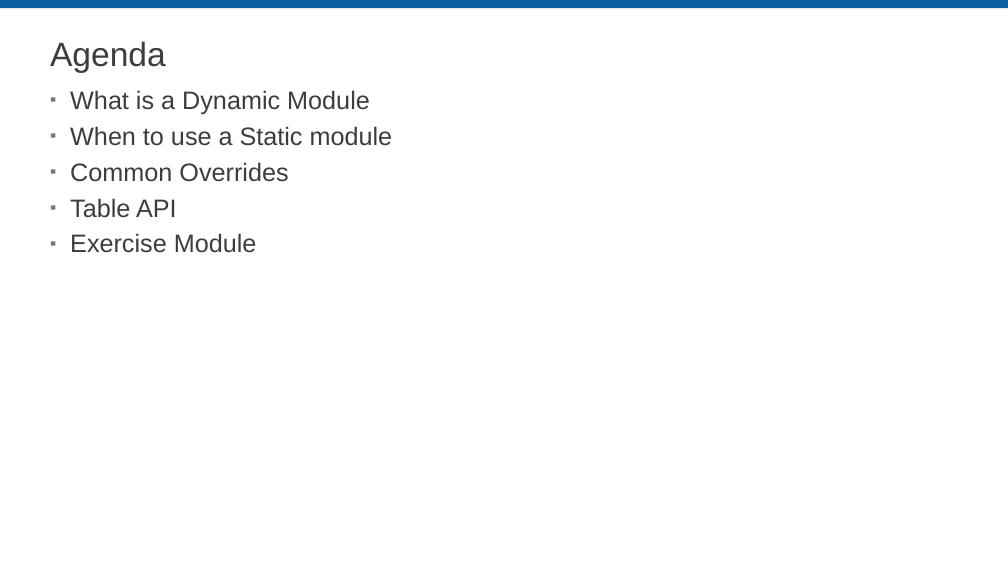
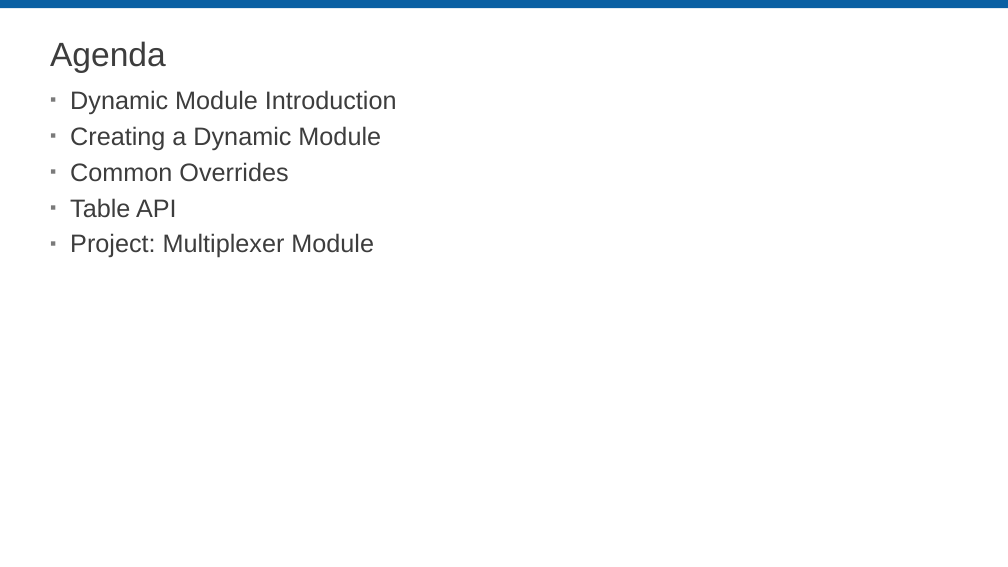
Before and after one commit to LabVIEW-DCAF/Documentation, a slide deck: slide 2 of Trunk/Getting Started Material/DCAF Training/7 Dynamic Modules.pptx. Drawn at 1008x567 pixels with LibreOffice and Linux fonts; fonts in the diff are those of the drawing; background and template pictures are left out. Boxes give left, top, right and bottom in pixels: in the first picture for what was removed or moved away, otherwise in the second. Text is boxed around its words. In the diff, an @@ line names an element or a change of style, - is before the commit and + after.

```diff
--- a/Trunk/Getting Started Material/DCAF Training/7 Dynamic Modules.pptx
+++ b/Trunk/Getting Started Material/DCAF Training/7 Dynamic Modules.pptx
@@ text at [70,90,397,151]: text changed @@
-▪ What is a Dynamic Module
-▪ When to use a Static module
+▪ Dynamic Module Introduction
+▪ Creating a Dynamic Module
@@ text at [70,233,374,258]: text changed @@
-▪ Exercise Module
+▪ Project: Multiplexer Module
```
Also in this commit, not shown: 1 other slide changed, 21 slides added, 1 other file.
